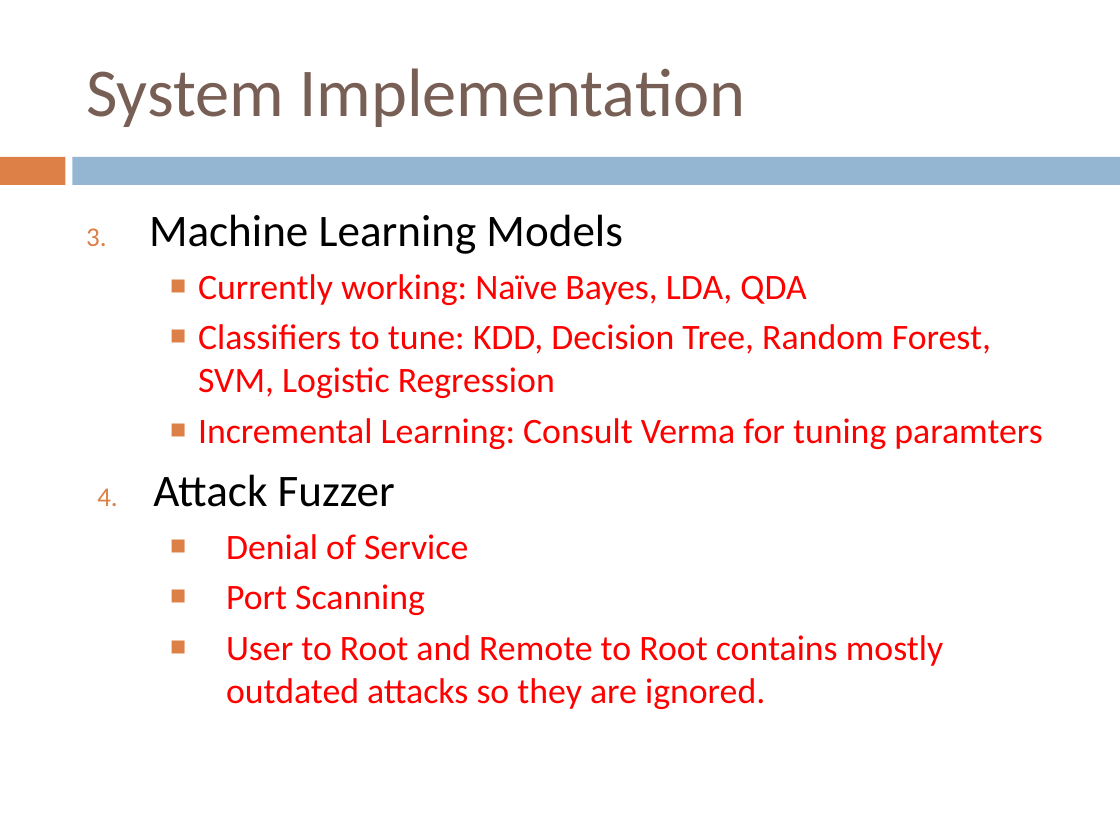
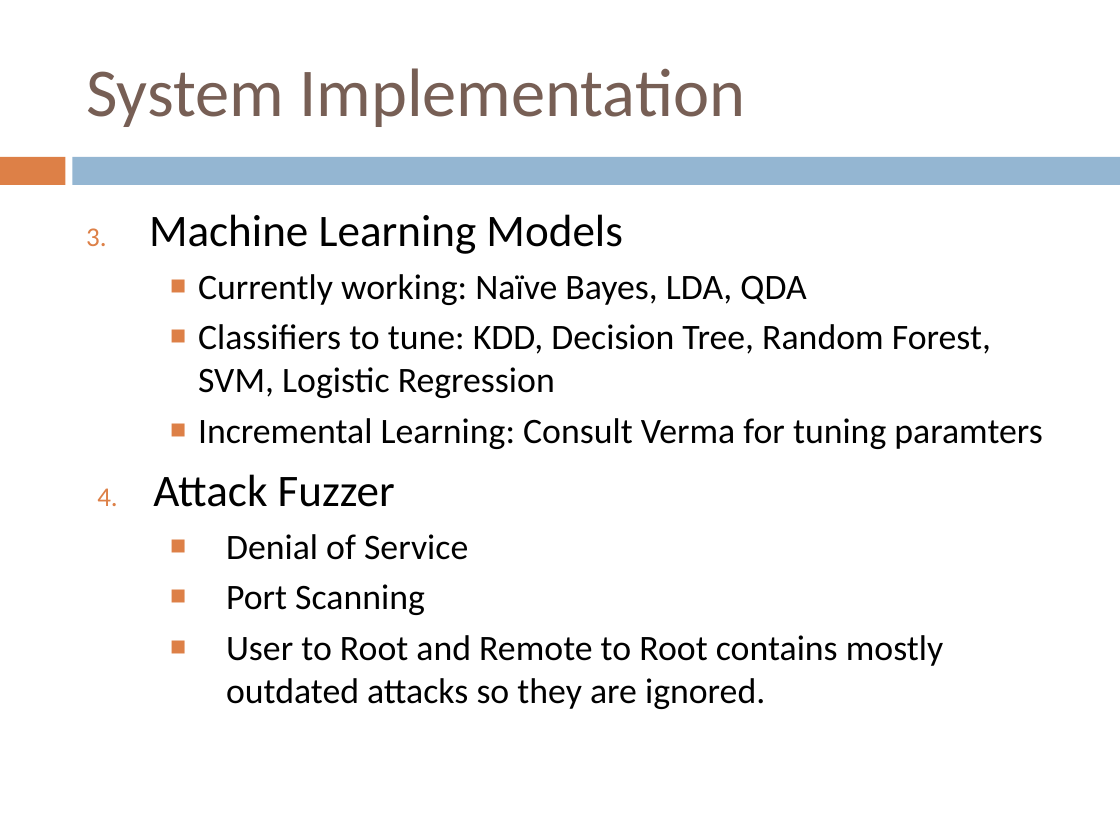
Before and after one commit to AndrewQuijano/Operating_Systems_II, a slide deck: slide 19 of OS_Presentation.pptx. Drawn at 1120x840 pixels with LibreOffice and Linux fonts; fonts in the diff are those of the drawing. Boxes give left, top, right and bottom in pixels: in the first picture for what was removed or moved away, otherwise in the second. Text is boxed around its words. In the diff, an @@ line names an element or a change of style, - is before the commit and + after.

```diff
--- a/OS_Presentation.pptx
+++ b/OS_Presentation.pptx
@@ text at bbox=[198, 274, 1042, 709]: text colour #FF0000 to #000000 in "Currently working: Naïve Bayes, LDA, QDA", "Classifiers to tune: KDD, Decision Tree, Random ...", "Incremental Learning: Consult Verma for tuning paramters", "Denial of Service" and 2 more places @@
```
Also in this commit, not shown: 3 other slides changed, 1 slide added.
